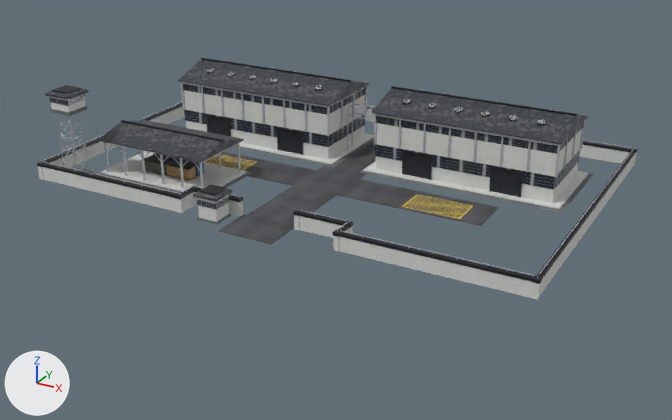
A saved change to the glTF model Models/barracks_lvl2.glb.
The view is the same before and after, from a camera (50 mm lens) standing at (91.3, -169.2, 75.0) and looking at (1.6, -6.1, -6.6). Every picture has the same lights, and +X, +Y and +Z are marked at lower left. The older version comes first. Vertices at exactly the same position are counted once.

Objects in the first picture: 'BRK_L2_Asphalt', 'BRK_L2_ConcDark', 'BRK_L2_ConcLight', 'BRK_L2_DoorCorr', 'BRK_L2_HatchZone', 'BRK_L2_RoofCorr', 'BRK_L2_SteelDark', 'BRK_L2_SteelTruss', 'BRK_L2_WindowDark' and 4 more.
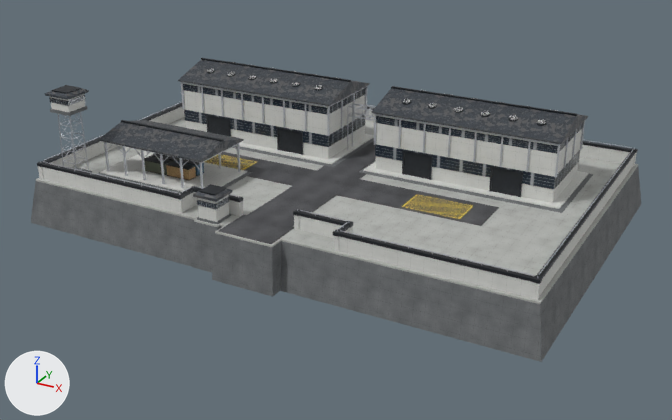
Boxes [x1, y1, x2, y2] around the edits, measured in the pictures (672 x 420 px):
'BRK_L2_ConcDark', reshaped (12% wider, 116% taller)
    before: [50, 106, 593, 224]
    after: [31, 106, 641, 362]
'BRK_L2_ConcMid', added
    after: [35, 117, 638, 304]
part 1 of me_brk_l2_concdark_007, added
    after: [31, 167, 641, 362]
part 2 of me_brk_l2_concdark_007, added
    after: [192, 222, 281, 297]

The edits, one by one:
Picture 'tex_no_concrete_mid' (img_tex_no_concrete_mid) is new.
Material 'Mat_NO_Concrete_Mid' (mat_mat_no_concrete_mid) is new.
Its texture is img_tex_no_concrete_mid.
Its roughness is 0.88.
me_brk_l2_concdark_007 is used by ob_brk_l2_concdark; location (0.0, 0.0, 0.0).
me_brk_l2_concdark_007 had 48 vertices, 72 faces and spanned x -52.7..48.9, y -36.5..24.9, z 0.0..15.5.
me_brk_l2_concdark_007 now has 72 vertices, 108 faces and spans x -57.8..57.8, y -40.5..37.8, z -10.0..15.5.
Part 1, on me_brk_l2_concdark_007:
8 vertices are added at x -57.8..57.8, y -37.8..37.8, z -10.0..-0.3.
12 new faces join them.
Part 2, on me_brk_l2_concdark_007:
16 vertices are added at x -13.7..6.9, y -40.5..-36.2, z -9.9..-0.3.
24 new faces join them.
Mesh me_brk_l2_concmid_001 is new.
It consists of a box spanning x -56.2..56.2, y -36.2..36.2, z -0.4..0.0; a box spanning x -13.2..-7.6, y -36.9..-36.2, z -0.4..0.0; a box spanning x -6.4..6.4, y -39.4..-36.2, z -0.4..0.0.
It uses material mat_mat_no_concrete_mid (picture img_tex_no_concrete_mid).
Object 'BRK_L2_ConcMid' (ob_brk_l2_concmid) is new; it shows me_brk_l2_concmid_001.
Its location is (0.0, 0.0, 0.0).
